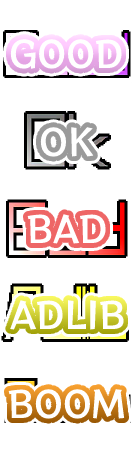
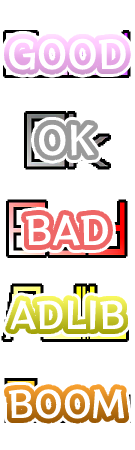
Comparing the layer stacks of the two 135 x 450 images. Changes:
painted on "BAD" over (25, 214, 108, 246)
painted on "OK" over (39, 124, 95, 157)
painted on "GOOD" over (9, 38, 126, 70)
